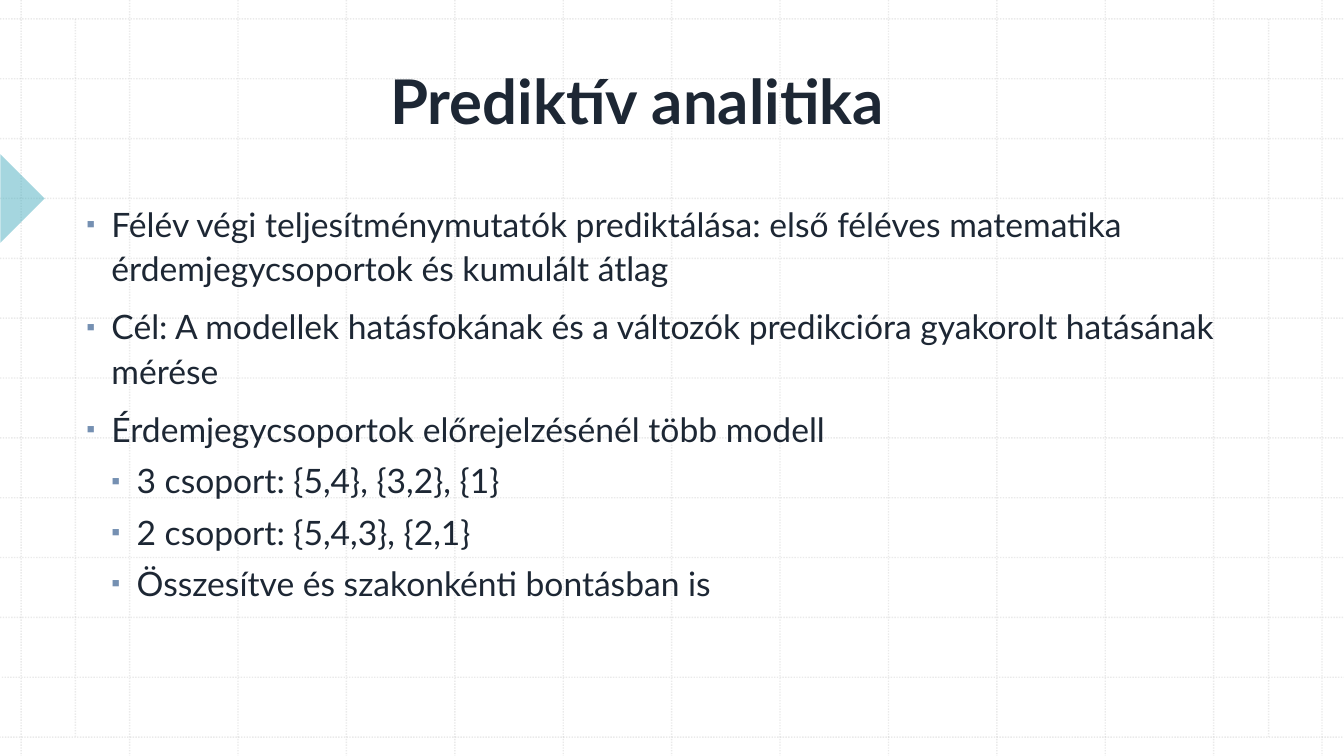
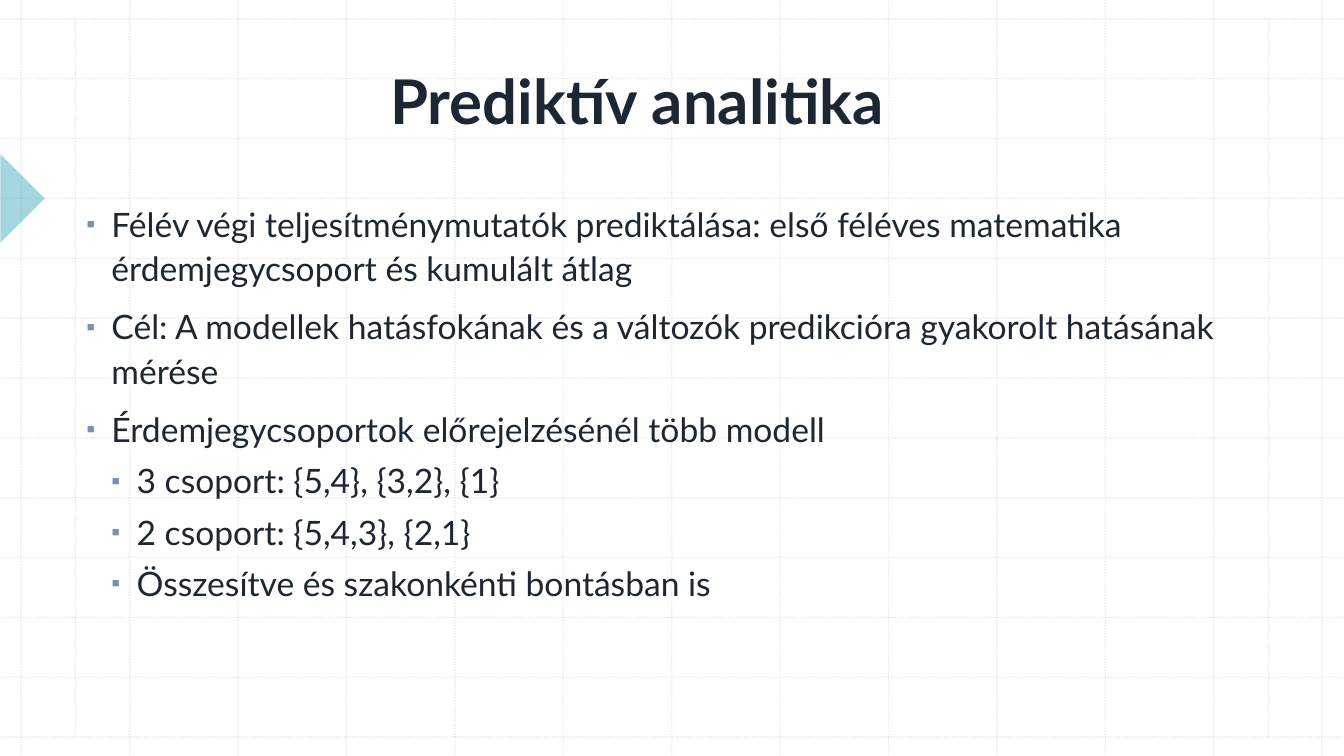
Before and after one commit to konderal333/-nkutfel, a slide deck: slide 11 of TDK prezi.pptx. Drawn at 1344x756 pixels with LibreOffice and Linux fonts; fonts in the diff are those of the drawing. Boxes give left, top, right and bottom in pixels: in the first picture for what was removed or moved away, otherwise in the second. Text is boxed around its words. In the diff, an @@ line names an element or a change of style, - is before the commit and + after.

```diff
--- a/TDK prezi.pptx
+++ b/TDK prezi.pptx
@@ text at <box>111,212,1121,287</box>: text changed @@
-▪ Félév végi teljesítménymutatók prediktálása: első féléves matematika érdemjegycsoportok és kumulált átlag
+▪ Félév végi teljesítménymutatók prediktálása: első féléves matematika érdemjegycsoport és kumulált átlag
```
Also in this commit, not shown: 4 other slides changed, 1 slide added.
